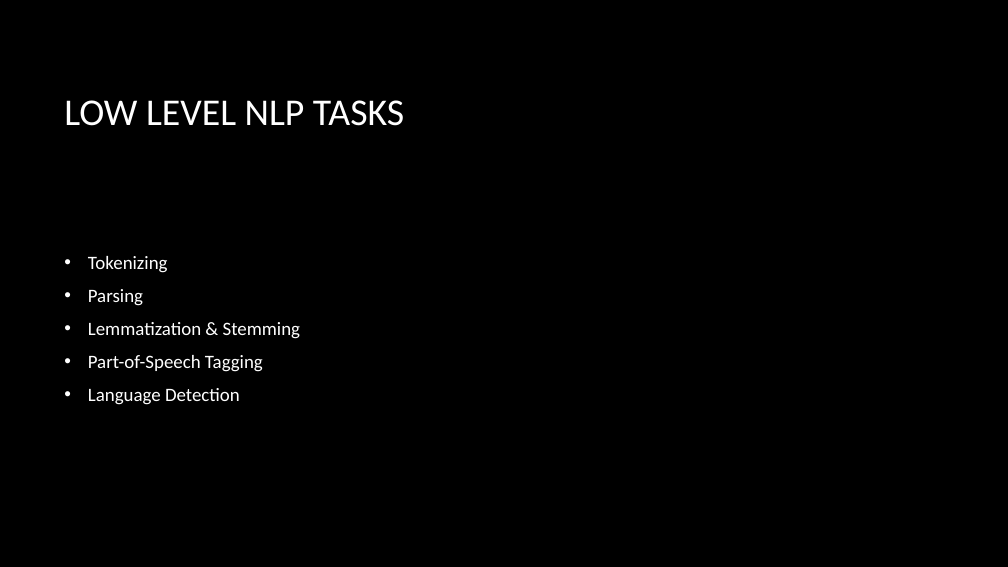
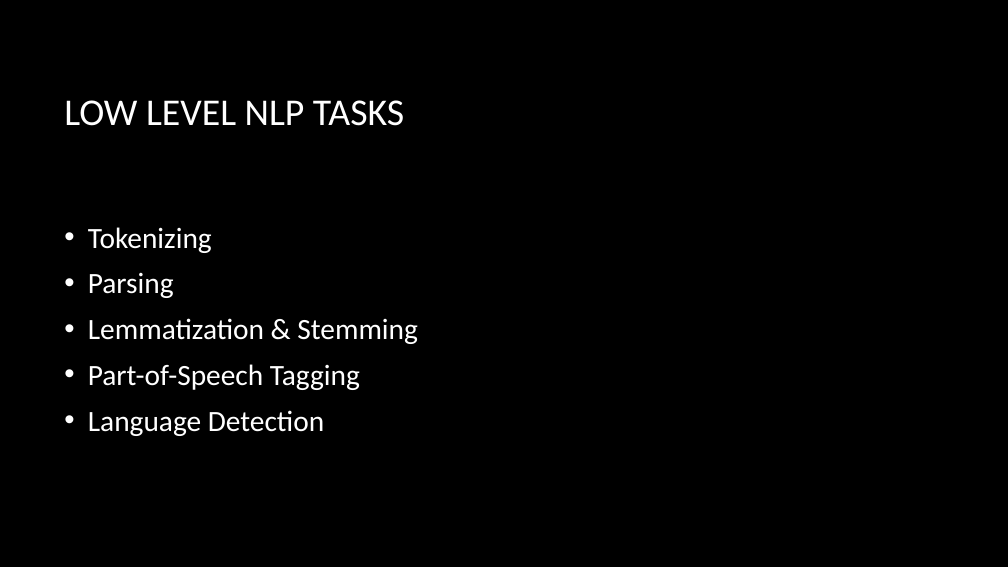
Before and after one commit to vmcasbarro/NLP, a slide deck: slide 9 of NLP presentation.pptx. Drawn at 1008x567 pixels with LibreOffice and Linux fonts; fonts in the diff are those of the drawing; background and template pictures are left out. Boxes give left, top, right and bottom in pixels: in the first picture for what was removed or moved away, otherwise in the second. Text is boxed around its words. In the diff, an @@ line names an element or a change of style, - is before the commit and + after.

Commit message:
formatting changes to ppt

```diff
--- a/NLP presentation.pptx
+++ b/NLP presentation.pptx
@@ text "Tokenizing" at [88, 227, 418, 436]: size 18 to 28 pt @@
```
Also in this commit, not shown: 6 other slides changed, 2 slides added, 1 other file.
